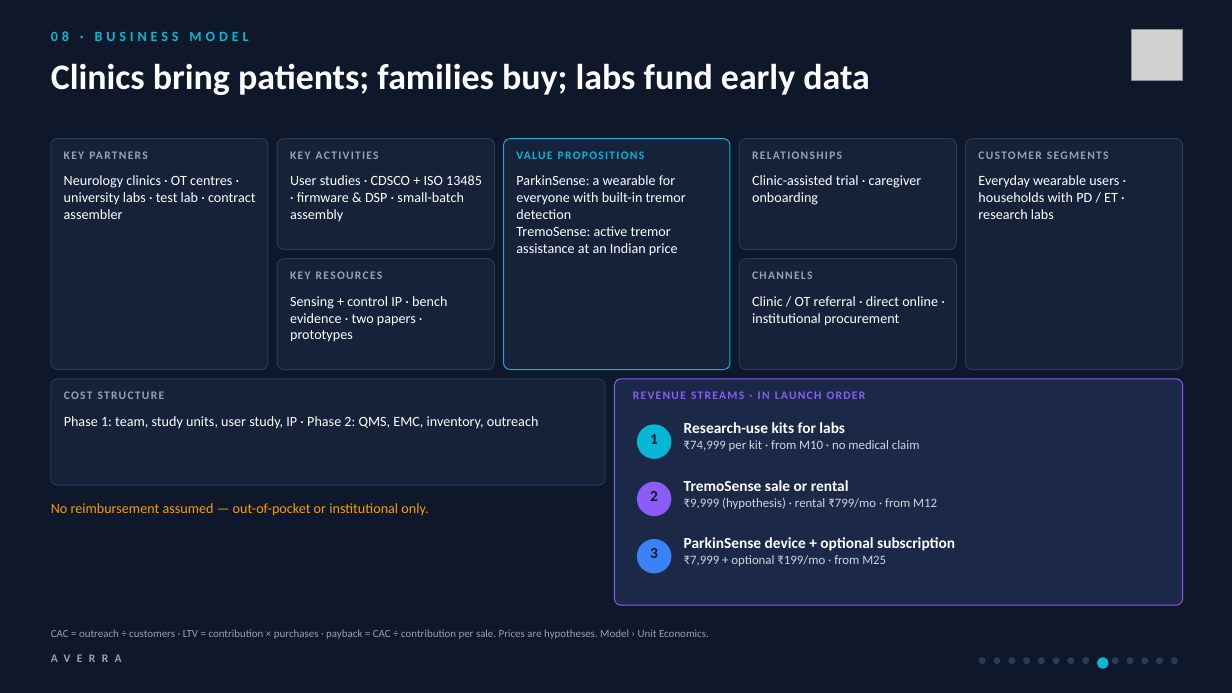
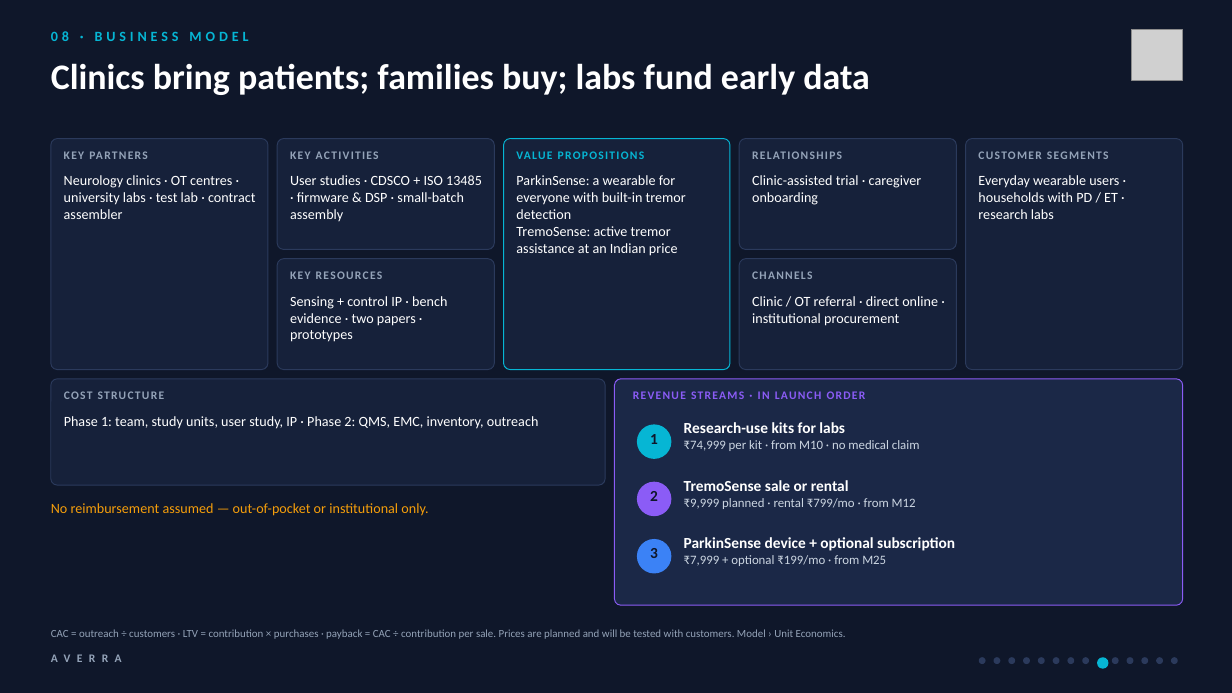
Before and after one commit to sudo-pranshu/AVERRA, a slide deck: slide 9 of deck/AVERRA_Pitch.pptx. Drawn at 1232x693 pixels with LibreOffice and Linux fonts; fonts in the diff are those of the drawing; grey boxes stand for pictures. Boxes give left, top, right and bottom in pixels: in the first picture for what was removed or moved away, otherwise in the second. Text is boxed around its words. In the diff, an @@ line names an element or a change of style, - is before the commit and + after.

```diff
--- a/deck/AVERRA_Pitch.pptx
+++ b/deck/AVERRA_Pitch.pptx
@@ text at (684, 498, 916, 509): text changed @@
-₹9,999 (hypothesis) · rental ₹799/mo · from M12
+₹9,999 planned · rental ₹799/mo · from M12
@@ text at (51, 629, 846, 639): text changed @@
-CAC = outreach ÷ customers · LTV = contribution × purchases · payback = CAC ÷ contribution per sale. Prices are hypotheses. Model › Unit Economics.
+CAC = outreach ÷ customers · LTV = contribution × purchases · payback = CAC ÷ contribution per sale. Prices are planned and will be tested with customers. Model › Unit Economics.
```
Also in this commit, not shown: 1 other slide changed, 14 other files.
